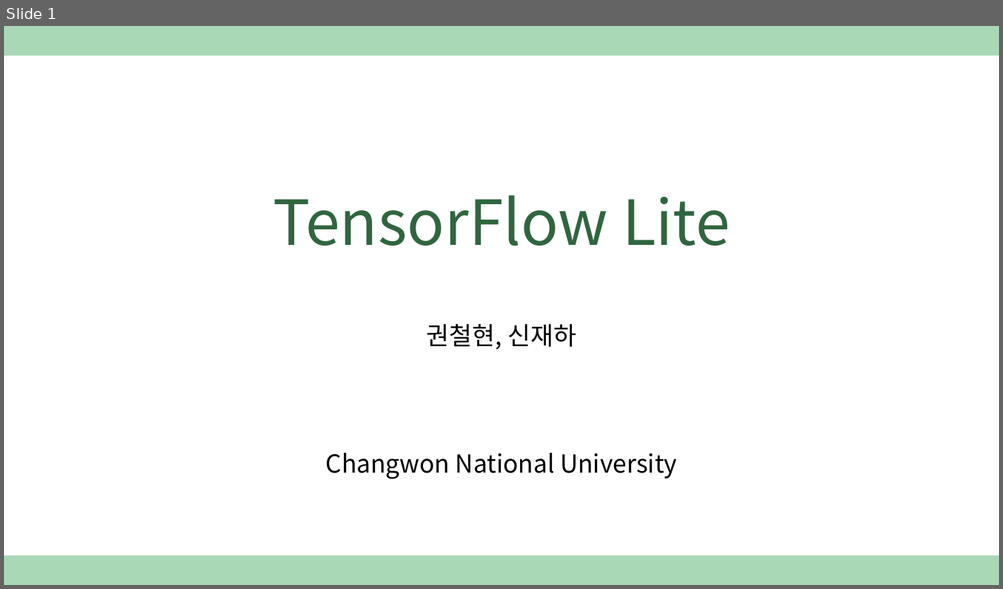
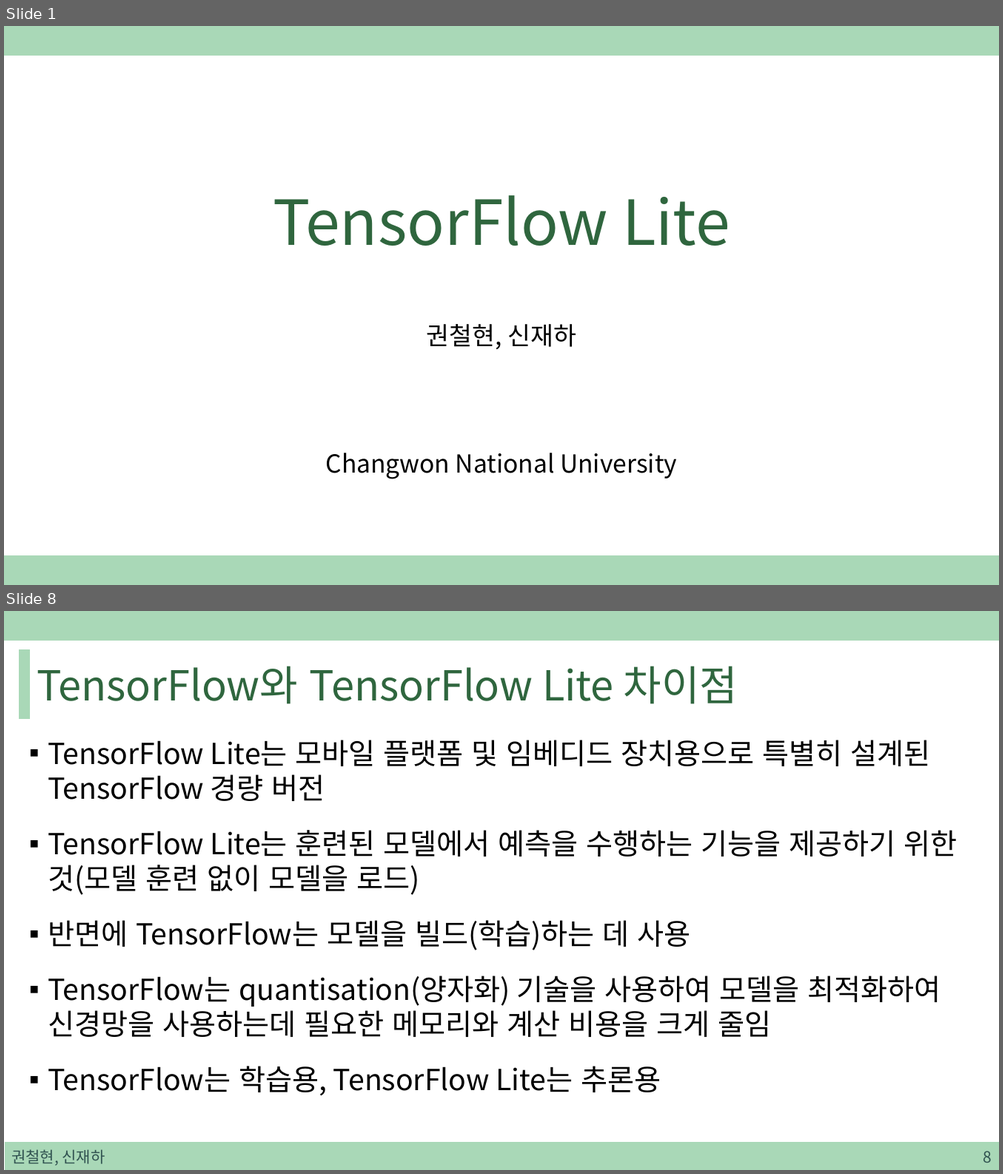
Before and after one commit to sjh4287/capston, a slide deck: 2022.01.07/TensorFlow Lite.pptx. Shown one above the other, each under a label of ours: slide 1 before the commit, slides 1 and 8 after it; the slides between them are not shown. The pictures are 1003x589 and 1003x1174 pixels, drawn with LibreOffice and Linux fonts; fonts in the diff are those of the drawing. Boxes give left, top, right and bottom in pixels: in the first picture for what was removed or moved away, otherwise in the second. Text is boxed around its words. In the diff, an @@ line names an element or a change of style, - is before the commit and + after.

Commit message:
Update TensorFlow Lite.pptx
PPT 내용작성 1

```diff
--- a/2022.01.07/TensorFlow Lite.pptx
+++ b/2022.01.07/TensorFlow Lite.pptx
@@ slide 8 added at <box>4,611,999,1170</box>, background #FFFFFF; not listed: 1 template element that a slide beside it also shows @@
@@ rectangle added at <box>20,649,29,718</box>, fill #A9D8B7, outline #A9D8B7 1 pt @@
@@ title added at <box>37,666,737,704</box>, 40 pt, text #2F663E @@
+TensorFlow와 TensorFlow Lite 차이점
@@ text added at <box>48,740,957,1096</box>, 28 pt, text #000000 @@
+▪ TensorFlow Lite는 모바일 플랫폼 및 임베디드 장치용으로 특별히 설계된 TensorFlow 경량 버전
+▪ TensorFlow Lite는 훈련된 모델에서 예측을 수행하는 기능을 제공하기 위한 것(모델 훈련 없이 모델을 로드)
+▪ 반면에 TensorFlow는 모델을 빌드(학습)하는 데 사용
+▪ TensorFlow는 quantisation(양자화) 기술을 사용하여 모델을 최적화하여 신경망을 사용하는데 필요한 메모리와 계산 비용을 크게 줄임
+▪ TensorFlow는 학습용, TensorFlow Lite는 추론용
@@ rectangle added at <box>5,1143,999,1170</box>, fill #A9D8B7, outline #A9D8B7 1 pt @@
@@ text added at <box>11,1150,105,1166</box>, 15 pt, text #305250 @@
+권철현, 신재하
@@ page number added at <box>982,1151,991,1163</box>, 15 pt, text #305250 @@
+8
```
Also in this commit, not shown: 9 other slides added.
